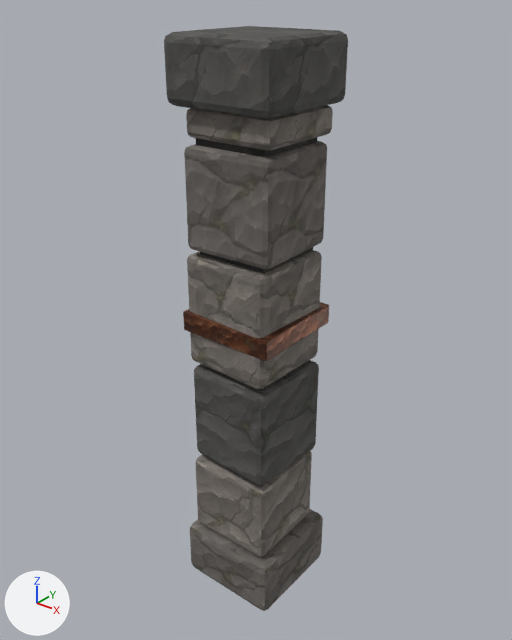
The glTF model assets/models/build/pillar__cut_stone.glb as it was, and as the next commit left it.
The view is the same before and after, from a camera (50 mm lens) standing at (1.346, -1.688, 2.135) and looking at (-0.025, 0.025, 1.073). Lighting does not change. The marker at lower left points along +X, +Y and +Z. The older version comes first. Vertices at exactly the same position are counted once.

Objects in the first picture: 'model'.
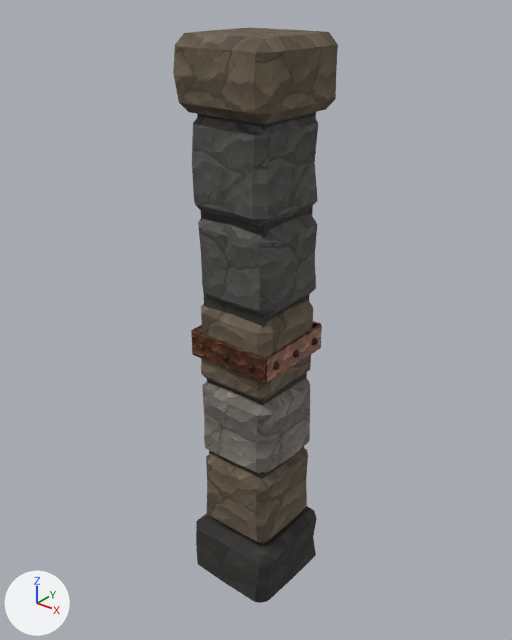
Pixel boxes (x1, y1, x2, y2) of what changed, in the pictures (512 x 640 px; the box of a moved part takes in the faces that stretch with it):
'model', reshaped (10% narrower)
    before: (164, 26, 348, 611)
    after: (173, 28, 338, 603)
part 1 of me_cube_008, added
    after: (198, 344, 205, 351)
part 2 of me_cube_008, added
    after: (222, 353, 229, 361)
part 3 of me_cube_008, added
    after: (247, 363, 255, 372)
part 4 of me_cube_008, added
    after: (273, 362, 280, 370)
part 5 of me_cube_008, added (mostly hidden)
    after: (197, 112, 316, 545)
part 6 of me_cube_008, moved or reshaped
    before: (183, 302, 329, 361)
    after: (191, 331, 265, 384)
part 7 of me_cube_008, moved or reshaped
    before: (164, 26, 348, 119)
    after: (265, 324, 322, 383)
part 8 of me_cube_008, moved or reshaped
    before: (190, 509, 323, 611)
    after: (312, 321, 321, 329)
part 9 of me_cube_008, moved or reshaped
    before: (187, 250, 322, 389)
    after: (191, 325, 202, 334)
part 10 of me_cube_008, rebuilt (13% narrower, 24% shorter)
    before: (194, 360, 319, 486)
    after: (202, 378, 310, 474)
part 11 of me_cube_008, rebuilt (12% narrower, 13% shorter)
    before: (184, 141, 327, 269)
    after: (192, 116, 318, 227)
part 12 of me_cube_008, added
    after: (196, 506, 317, 603)
part 13 of me_cube_008, added (brown)
    after: (201, 300, 313, 400)
part 14 of me_cube_008, added
    after: (198, 213, 317, 317)
part 15 of me_cube_008, moved or reshaped
    before: (186, 105, 333, 557)
    after: (173, 28, 338, 543)

What changed in the scene script:
```text
Change me_cube_008:
    remove me_cube_008.from_pydata(...)  # 456 vertices, 876 faces; spans x -0.19..0.19, y -0.19..0.19, z 0.01..1.99
    add me_cube_008.from_pydata(...)  # 1018 vertices, 1940 faces; spans x -0.19..0.19, y -0.19..0.19, z 0.01..1.99
    me_cube_008 part 1: a new loose piece, a UV sphere (8 segments, 5 rings, poles along z) spanning x -0.12..-0.093, y -0.175..-0.149, z 1.003..1.031, in mat_copper_dark (picture img_copper_dark)
    me_cube_008 part 2: a new loose piece, a UV sphere (8 segments, 5 rings, poles along z) spanning x -0.013..0.013, y -0.175..-0.149, z 1.003..1.031, in mat_copper_dark (picture img_copper_dark)
    me_cube_008 part 3: a new loose piece, a UV sphere (8 segments, 5 rings, poles along z) spanning x 0.093..0.12, y -0.175..-0.149, z 1.003..1.031, in mat_copper_dark (picture img_copper_dark)
    me_cube_008 part 4: a new loose piece, a UV sphere (8 segments, 5 rings, poles along z) spanning x 0.149..0.175, y -0.12..-0.093, z 1.003..1.031, in mat_copper_dark (picture img_copper_dark)
    me_cube_008 part 5: a new loose piece, a box spanning x -0.12..0.12, y -0.12..0.12, z 0.05..1.95, in mat_greystone_dark (picture img_greystone_dark)
    me_cube_008 part 6: the loose piece of 56 vertices spanning x -0.17..0.17, y -0.17..0.17, z 1.07..1.13 is scaled about its middle by (0.882, 0.0249, 1.32), then moved by (0.0, -0.16, -0.08)
    me_cube_008 part 7: the loose piece of 56 vertices spanning x -0.19..0.19, y -0.19..0.19, z 1.79..1.99 is multiplied about its middle by the matrix ((0.0, -0.024, 0.0), (0.85, 0.0, 0.0), (0.0, 0.0, 0.5)), then moved by (0.16, 0.0, -0.88), in mat_copper_b (picture img_copper_b)
    me_cube_008 part 8: the loose piece of 56 vertices spanning x -0.19..0.19, y -0.19..0.19, z 0.01..0.23 is scaled about its middle by (-0.85, -0.0242, 0.449), then moved by (0.0, 0.16, 0.9), in mat_copper_b (picture img_copper_b)
    me_cube_008 part 9: the loose piece of 56 vertices spanning x -0.17..0.16, y -0.17..0.16, z 0.94..1.33 is multiplied about its middle by the matrix ((0.001, 0.029, 0.0), (-1.022, 0.041, 0.0), (0.0, 0.0, 0.236)), then moved by (-0.15, 0.01, -0.12), in mat_copper_b (picture img_copper_b)
    me_cube_008 part 10: the loose piece of 56 vertices spanning x -0.16..0.17, y -0.17..0.16, z 0.56..0.92 is rebuilt with 54 vertices and now spans x -0.15..0.15, y -0.15..0.15, z 0.56..0.86, in mat_greystone_c (picture img_greystone_c)
    me_cube_008 part 11: the loose piece of 56 vertices spanning x -0.16..0.17, y -0.17..0.16, z 1.35..1.68 is rebuilt with 54 vertices and now spans x -0.16..0.15, y -0.16..0.15, z 1.47..1.77, in mat_greystone_b (picture img_greystone_b)
    me_cube_008 part 12: a new loose piece of 54 vertices spanning x -0.19..0.19, y -0.19..0.19, z 0.01..0.26, in mat_greystone_dark (picture img_greystone_dark)
    me_cube_008 part 13: a new loose piece of 54 vertices spanning x -0.16..0.16, y -0.16..0.15, z 0.87..1.17, in mat_warmstone_b (picture img_warmstone_b)
    me_cube_008 part 14: a new loose piece of 54 vertices spanning x -0.16..0.16, y -0.15..0.16, z 1.17..1.47, in mat_greystone_b (picture img_greystone_b)
    me_cube_008 part 15: 3 vertices moved within x -0.15..0.15, y -0.16..0.15, z 0.53..1.78; 117 vertices removed from x -0.17..0.17, y -0.17..0.17, z 0.05..1.95; 105 vertices added at x -0.19..0.18, y -0.19..0.19, z 0.26..1.99
    other edits to the shape of me_cube_008 do not show in these pictures
    remove me_cube_008.materials.append(mat_greystone_a)  # picture img_greystone_a
    add me_cube_008.materials.append(mat_copper_dark)  # picture img_copper_dark
    add me_cube_008.materials.append(mat_warmstone_b)  # picture img_warmstone_b
```
